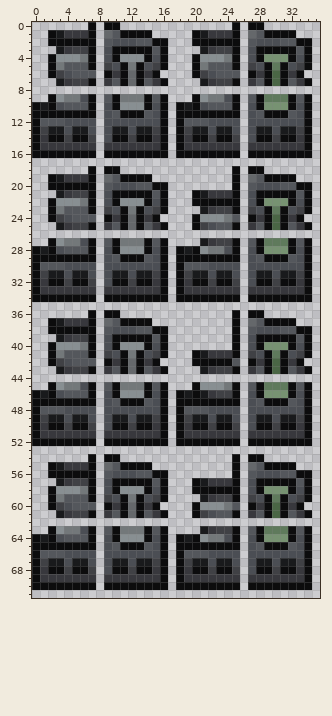
Sprite sheet: Content/Tiles/Machines/GreenhouseController.png. The picture above is the old version.
The file is 72x144 pixels, drawn in blocks of 2x2; one block is one cell here.
New version:
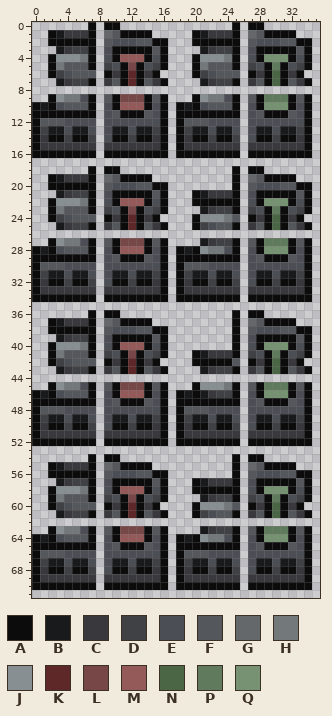
Palette (. is transparent): A #0c0c0d  B #191a1c  C #38383d  D #404145  E #4b4e54  F #54575c  G #65686b  H #73787a  J #888f92  K #5f2828  L #774747  M #945959  N #4a6645  P #5f7a5c  Q #779272
Diff:
The edit turns colour G into colour K in rows 6 to 7 at x 12; in rows 24 to 25 at x 12; in rows 42 to 43 at x 12; in rows 60 to 61 at x 12.
The edit turns colour H into colour L in row 5 at x 12; in row 9 at x 11 to 13; in row 23 at x 12; in row 27 at x 11 to 13; in row 41 at x 12; in row 45 at x 11 to 13.
The edit turns colour H into colour L in row 59 at x 12; in row 63 at x 11 to 13.
The edit turns colour J into colour M in row 4 at x 11 to 13; in row 10 at x 11 to 13; in row 22 at x 11 to 13; in row 28 at x 11 to 13; in row 40 at x 11 to 13; in row 46 at x 11 to 13.
The edit turns colour J into colour M in row 58 at x 11 to 13; in row 64 at x 11 to 13.
